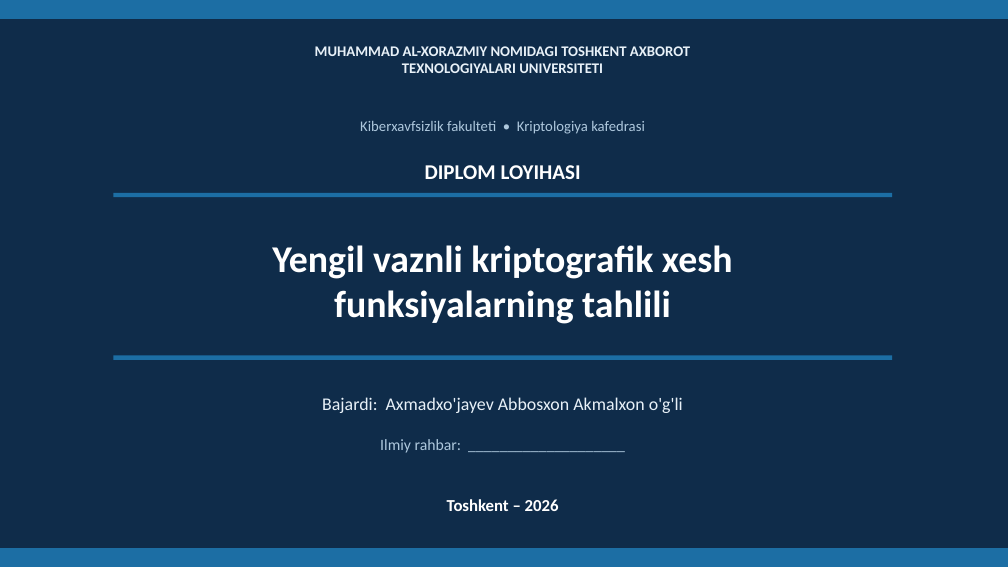
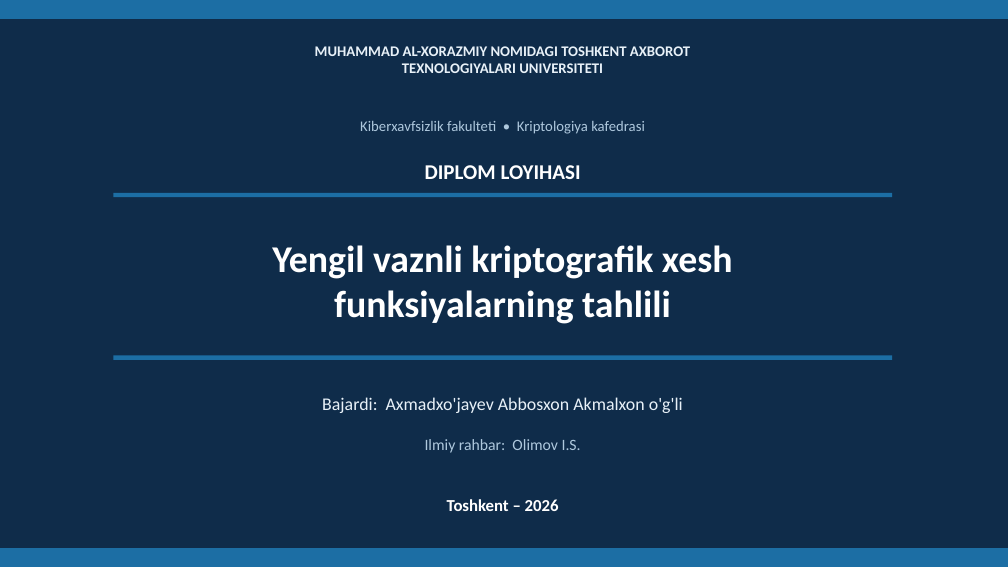
Before and after one commit to Ahmadkhojaev/diplom_ishi, a slide deck: slide 1 of Abbos_taqdimot.pptx. Drawn at 1008x567 pixels with LibreOffice and Linux fonts; fonts in the diff are those of the drawing. Boxes give left, top, right and bottom in pixels: in the first picture for what was removed or moved away, otherwise in the second. Text is boxed around its words. In the diff, an @@ line names an element or a change of style, - is before the commit and + after.

Commit message:
Taqdimot: ilmiy rahbar (Olimov I.S.) va foydalanilgan adabiyotlar slaydi qo'shildi

```diff
--- a/Abbos_taqdimot.pptx
+++ b/Abbos_taqdimot.pptx
@@ text at bbox=[425, 439, 581, 453]: text changed @@
-Ilmiy rahbar: ____________________
+Ilmiy rahbar: Olimov I.S.
```
Also in this commit, not shown: 1 other slide changed, 1 slide added.
